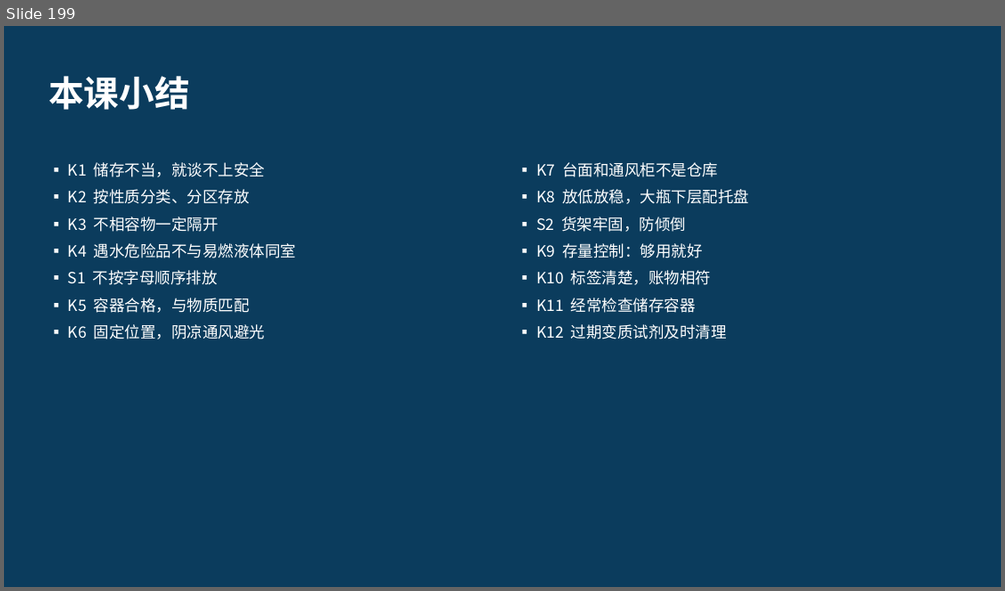
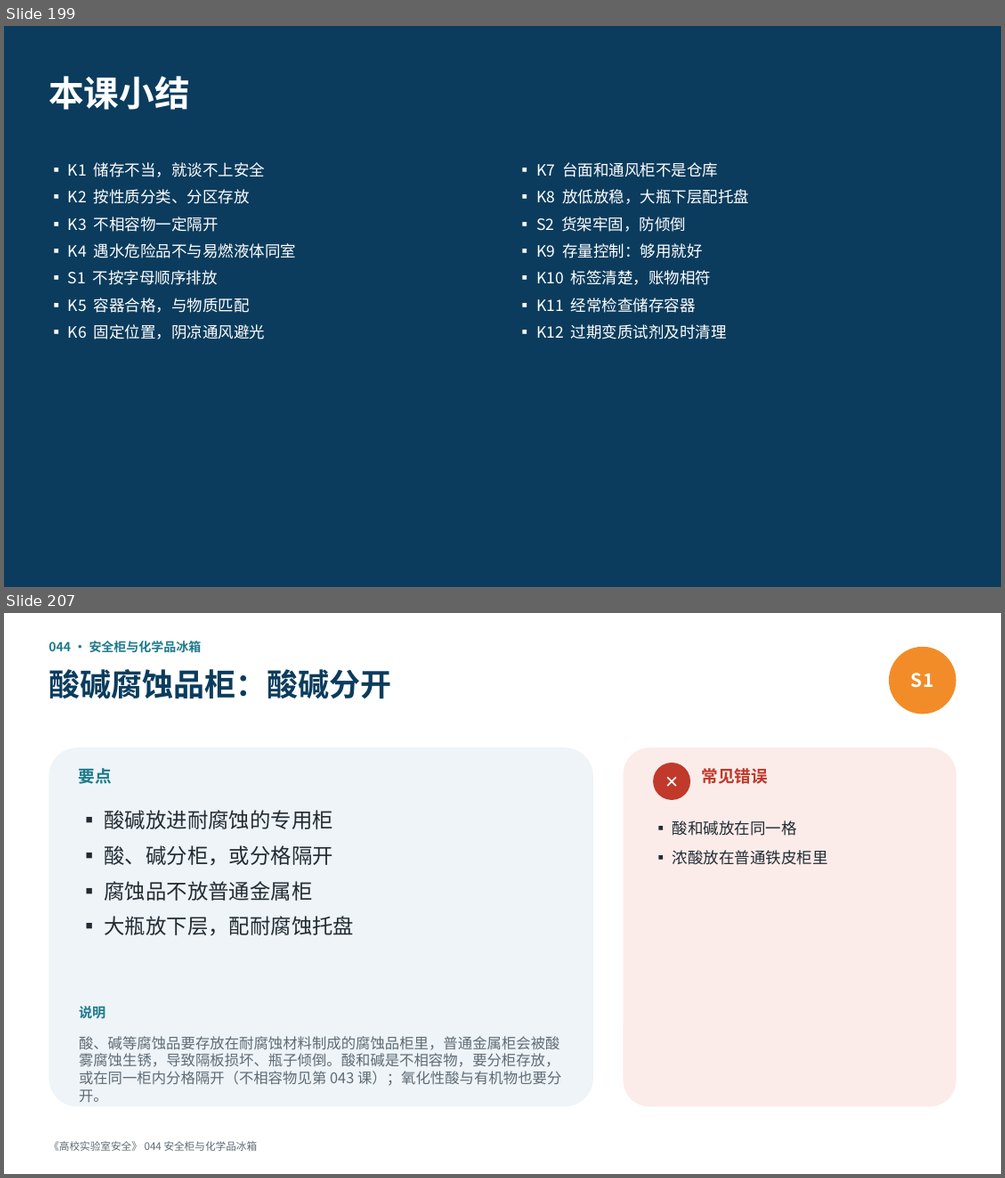
Before and after one commit to hanrongwx-max/videoyoutubo, a slide deck: course/高校实验室安全/课件/第5章_化学品安全.pptx. Shown one above the other, each under a label of ours: slide 199 before the commit, slides 199 and 207 after it; the slides between them are not shown. The pictures are 1005x591 and 1005x1178 pixels, drawn with LibreOffice and Linux fonts; fonts in the diff are those of the drawing. Boxes give left, top, right and bottom in pixels: in the first picture for what was removed or moved away, otherwise in the second. Text is boxed around its words. In the diff, an @@ line names an element or a change of style, - is before the commit and + after.

```diff
--- a/course/高校实验室安全/课件/第5章_化学品安全.pptx
+++ b/course/高校实验室安全/课件/第5章_化学品安全.pptx
@@ slide 207 added at bbox=[4, 613, 1001, 1174], background #FFFFFF @@
@@ text added at bbox=[48, 641, 202, 653], 12 pt, text #1D7A8C, bold @@
+044 · 安全柜与化学品冰箱
@@ ellipse added at bbox=[889, 647, 956, 714], fill #F28C28, 18 pt, text #FFFFFF, bold @@
+S1
@@ text added at bbox=[48, 669, 391, 698], 30 pt, text #0B3C5D, bold @@
+酸碱腐蚀品柜：酸碱分开
@@ rounded rectangle added at bbox=[48, 747, 593, 1107], fill #EEF4F7 @@
@@ text added at bbox=[79, 768, 112, 784], 16 pt, text #1D7A8C, bold @@
+要点
@@ rounded rectangle added at bbox=[623, 747, 956, 1107], fill #FBECEA @@
@@ ellipse added at bbox=[653, 763, 690, 800], fill #C0392B, 16 pt, text #FFFFFF, bold @@
+✕
@@ text added at bbox=[702, 768, 768, 784], 16 pt, text #C0392B, bold @@
+常见错误
@@ text added at bbox=[105, 810, 355, 935], 20 pt, text #222B33 @@
+▪ 酸碱放进耐腐蚀的专用柜
+▪ 酸、碱分柜，或分格隔开
+▪ 腐蚀品不放普通金属柜
+▪ 大瓶放下层，配耐腐蚀托盘
@@ text added at bbox=[672, 820, 828, 865], 15 pt, text #222B33 @@
+▪ 酸和碱放在同一格
+▪ 浓酸放在普通铁皮柜里
@@ text added at bbox=[79, 1005, 105, 1018], 13 pt, text #1D7A8C, bold @@
+说明
@@ text added at bbox=[79, 1036, 561, 1086], 14 pt, text #5F6B75 @@
+酸、碱等腐蚀品要存放在耐腐蚀材料制成的腐蚀品柜里，普通金属柜会被酸雾腐蚀生锈，导致隔板损坏、瓶子倾倒。酸和碱是不相容物，要分柜存放，或在同一柜内分格隔开（不相容物见第 043 课）；氧化性酸与有机物也要分开。
@@ text added at bbox=[48, 1141, 258, 1151], 10 pt, text #5F6B75 @@
+《高校实验室安全》 044 安全柜与化学品冰箱
```
Also in this commit, not shown: 14 other slides added, 2 other files.
